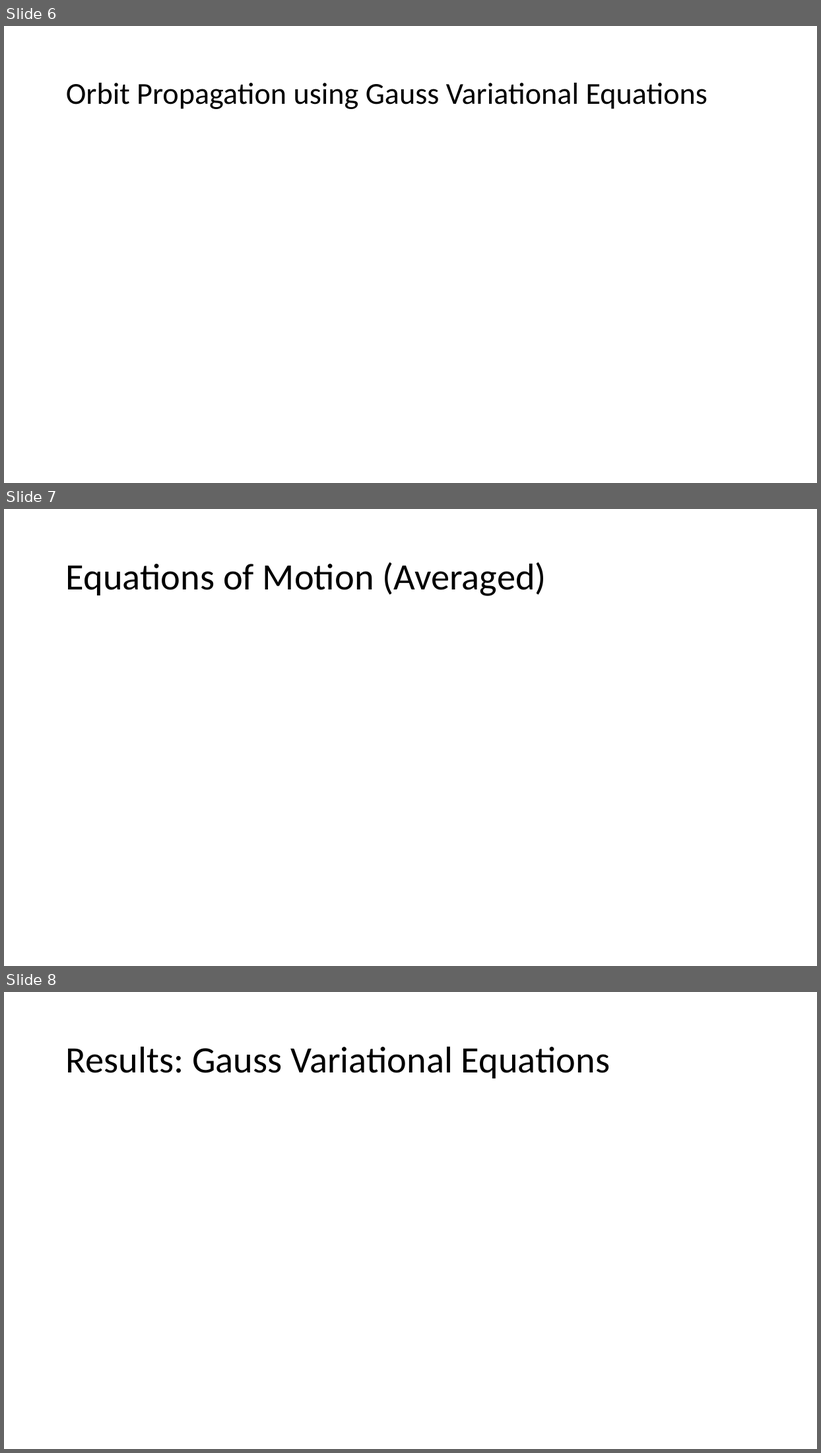
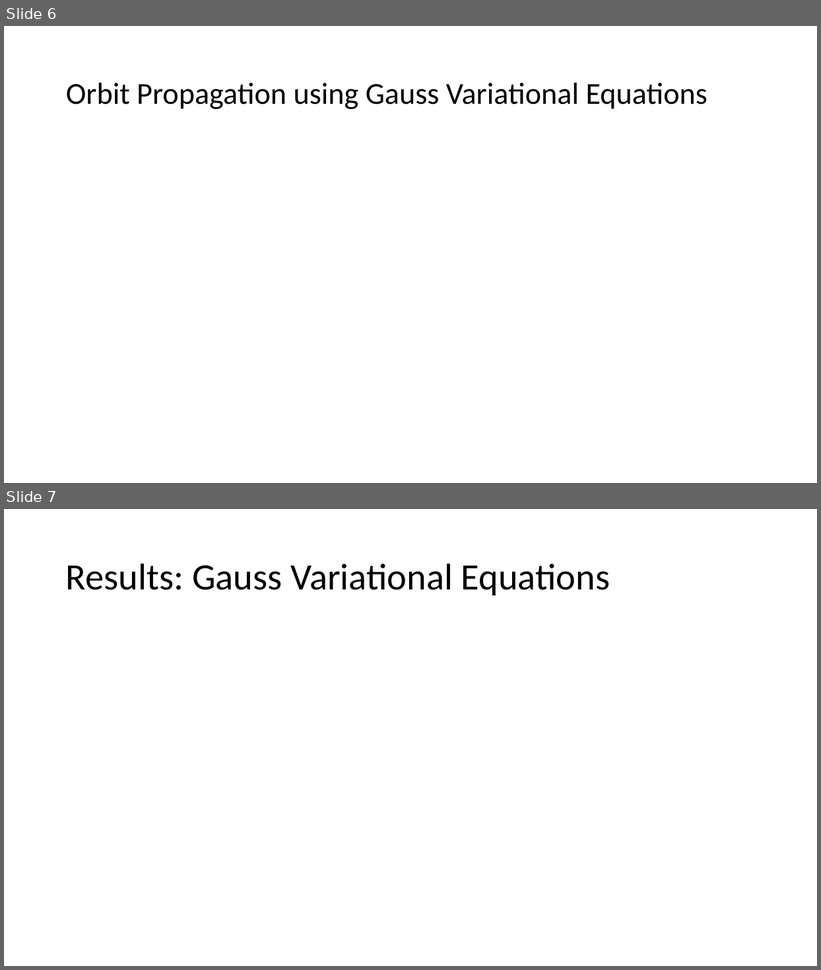
Before and after one commit to gankoji/ame557-proj2, a slide deck: AME 557 Project 2 Outline.pptx. Shown one above the other, each under a label of ours: slides 6, 7 and 8 before the commit, slides 6 and 7 after it. The pictures are 821x1453 and 821x970 pixels, drawn with LibreOffice and Linux fonts; fonts in the diff are those of the drawing; grey boxes stand for pictures. Boxes give left, top, right and bottom in pixels: in the first picture for what was removed or moved away, otherwise in the second. Text is boxed around its words. In the diff, an @@ line names an element or a change of style, - is before the commit and + after.

Commit message:
Deleted Redundent Slide

```diff
--- a/AME 557 Project 2 Outline.pptx
+++ b/AME 557 Project 2 Outline.pptx
@@ slide 7 removed at <box>4,509,817,966</box>, background #FFFFFF @@
@@ title removed at <box>66,562,547,596</box> @@
-Equations of Motion (Averaged)
@@ what was slide 8 is now slide 7 @@
```
Also in this commit, not shown: 1 other file.
